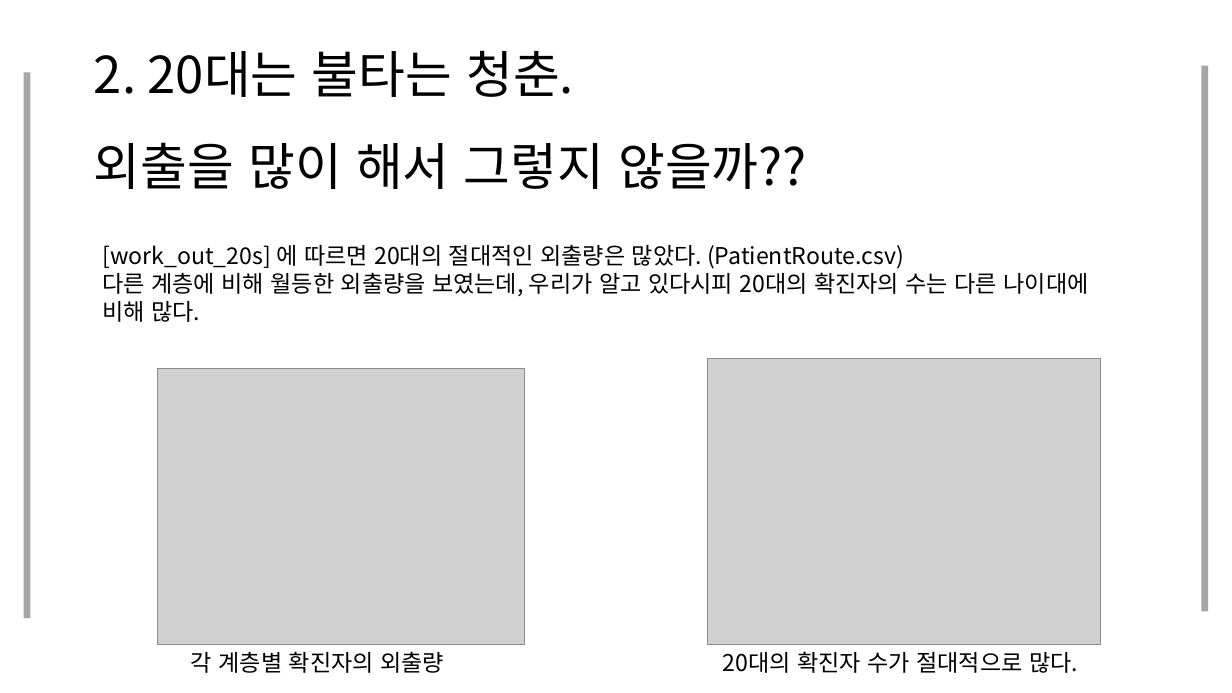
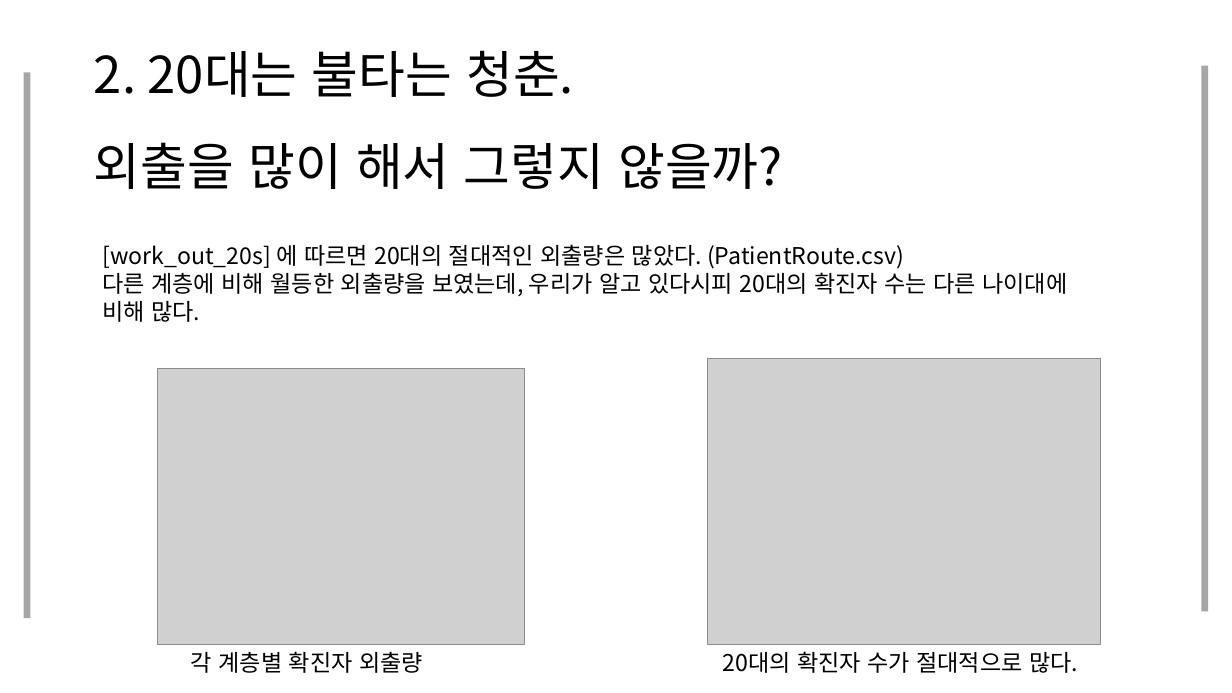
Before and after one commit to JooEHyeon/CORONA19_data_analysis, a slide deck: slide 11 of 최종합본.pptx (slide 9 before the commit). Drawn at 1232x693 pixels with LibreOffice and Linux fonts; fonts in the diff are those of the drawing; grey boxes stand for pictures. Boxes give left, top, right and bottom in pixels: in the first picture for what was removed or moved away, otherwise in the second. Text is boxed around its words. In the diff, an @@ line names an element or a change of style, - is before the commit and + after.

```diff
--- a/최종합본.pptx
+++ b/최종합본.pptx
@@ title at (94, 50, 782, 189): text changed @@
-2. 20대는 불타는 청춘.
-외출을 많이 해서 그렇지 않을까??
+2. 20대는 불타는 청춘.
+외출을 많이 해서 그렇지 않을까?
@@ text at (102, 272, 1067, 322): text changed @@
-다른 계층에 비해 월등한 외출량을 보였는데, 우리가 알고 있다시피 20대의 확진자의 수는 다른 나이대에 비해 많다.
+다른 계층에 비해 월등한 외출량을 보였는데, 우리가 알고 있다시피 20대의 확진자 수는 다른 나이대에 비해 많다.
@@ text at (191, 651, 423, 673): text changed @@
-각 계층별 확진자의 외출량
+각 계층별 확진자 외출량
```
Also in this commit, not shown: 21 other slides changed, 4 slides added, 2 slides removed.
